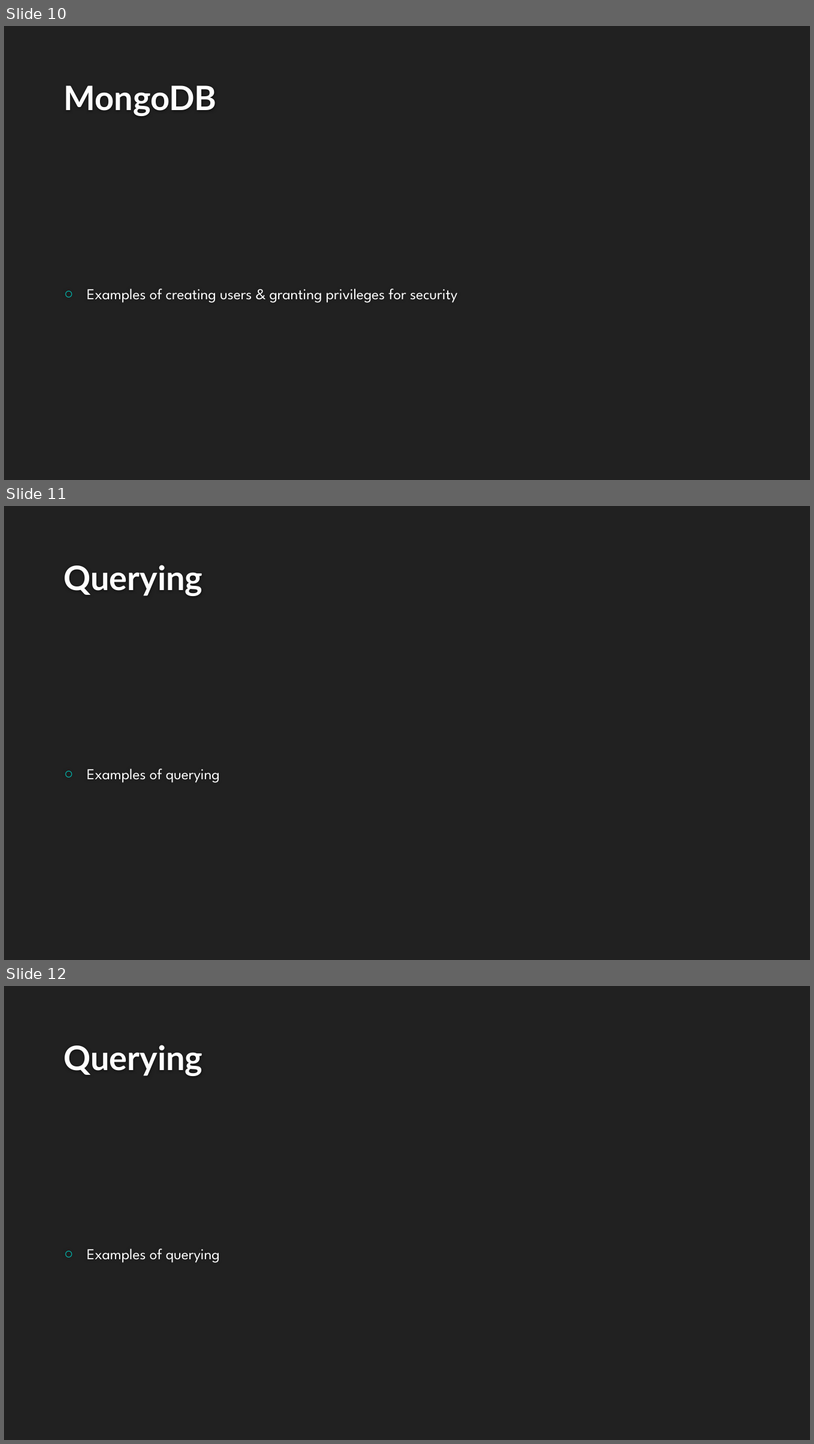
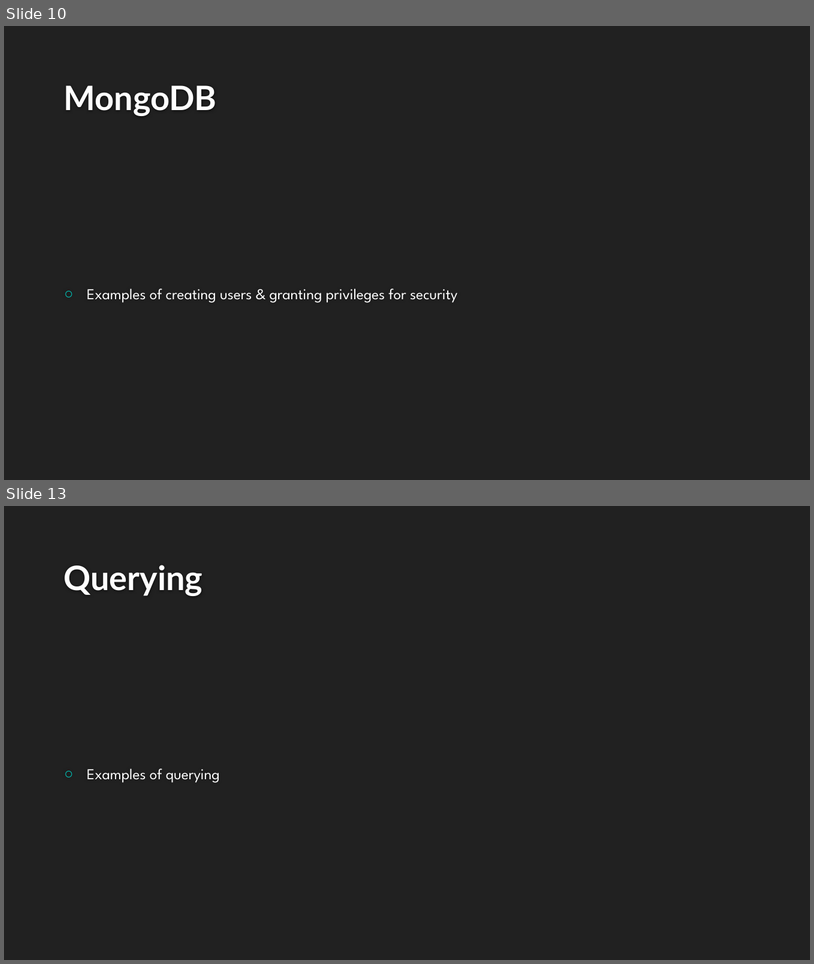
Before and after one commit to Rhiannax3/Sapphire, a slide deck: Database Presentation.pptx. Shown one above the other, each under a label of ours: slides 10, 11 and 12 before the commit, slides 10 and 13 after it; the slides between them are not shown. The pictures are 814x1444 and 814x964 pixels, drawn with LibreOffice and Linux fonts; fonts in the diff are those of the drawing; background and template pictures are left out. Boxes give left, top, right and bottom in pixels: in the first picture for what was removed or moved away, otherwise in the second. Text is boxed around its words. In the diff, an @@ line names an element or a change of style, - is before the commit and + after.

```diff
--- a/Database Presentation.pptx
+++ b/Database Presentation.pptx
@@ slide 11 removed at bbox=[4, 506, 810, 960], background #212121 @@
@@ title removed at bbox=[63, 565, 203, 596] @@
-Querying
@@ text removed at bbox=[87, 768, 220, 783] @@
-○ Examples of querying
@@ what was slide 12 is now slide 13 @@
```
Also in this commit, not shown: 2 slides added.
